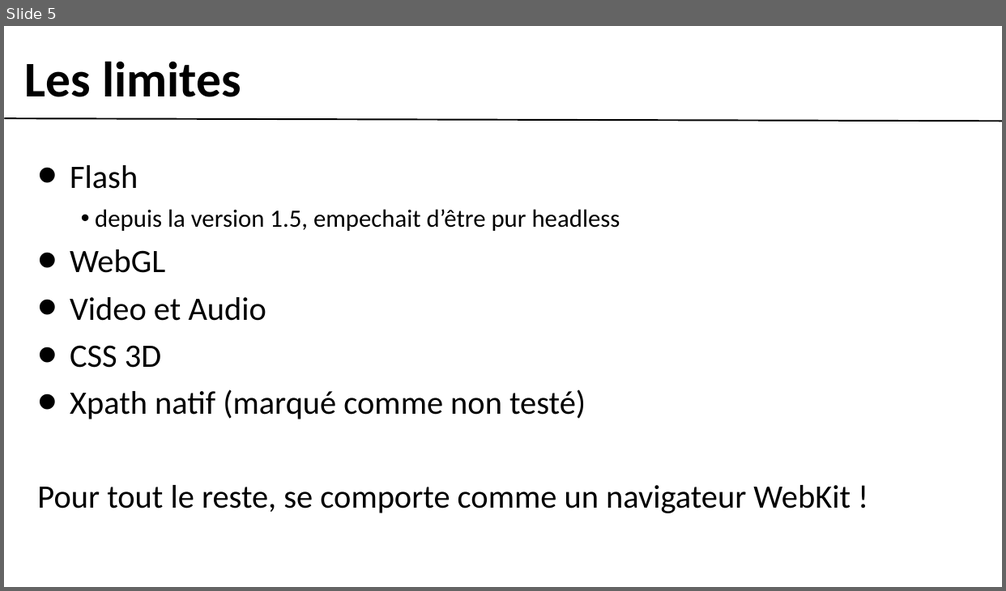
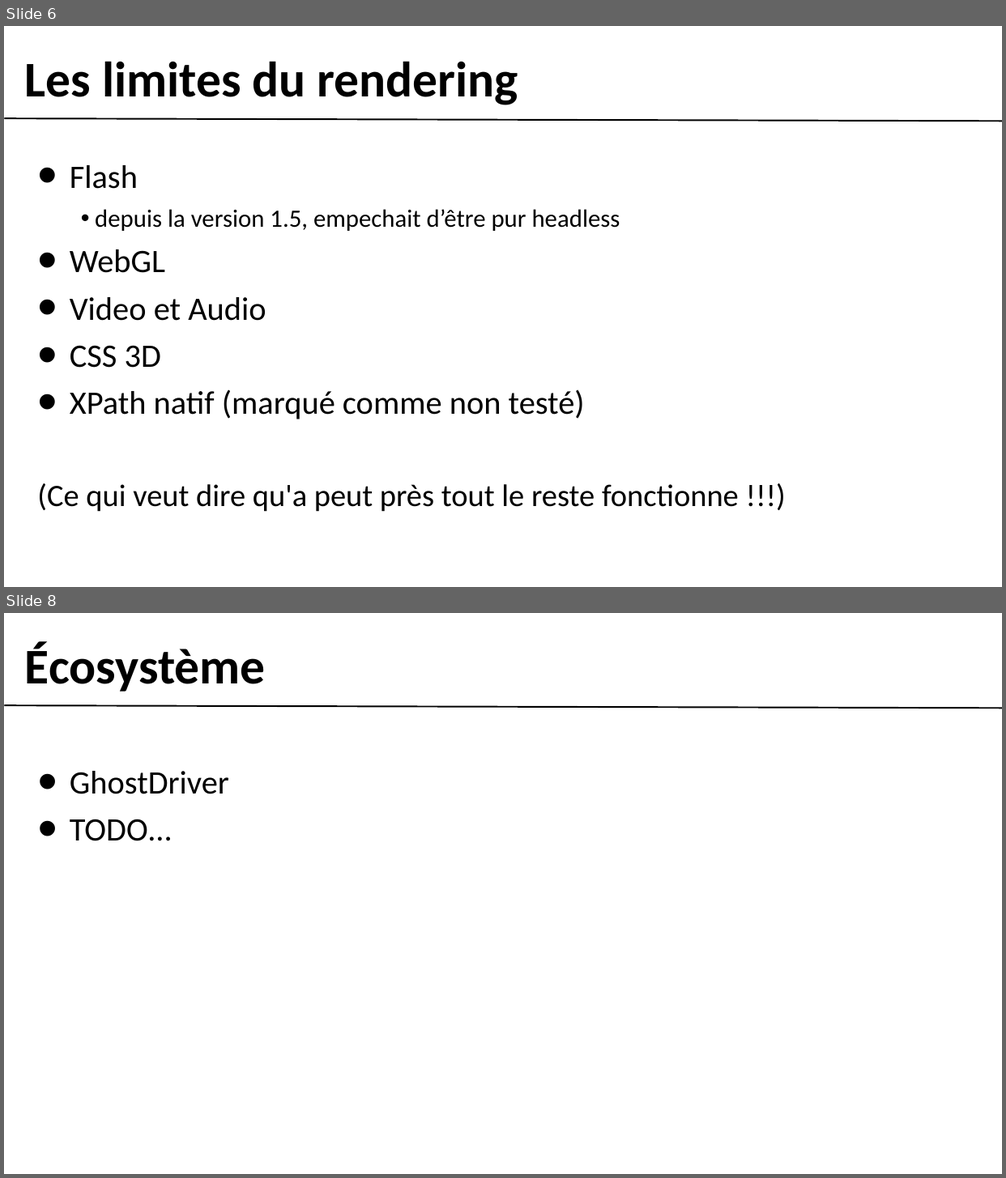
Before and after one commit to gobengo/devoxx-panorama-js-testing, a slide deck: doc/phantom_part.ppt. Shown one above the other, each under a label of ours: slide 5 before the commit, slides 6 and 8 after it; the slides between them are not shown. The pictures are 1006x591 and 1006x1178 pixels, drawn with LibreOffice and Linux fonts; fonts in the diff are those of the drawing; background and template pictures are left out. Boxes give left, top, right and bottom in pixels: in the first picture for what was removed or moved away, otherwise in the second. Text is boxed around its words. In the diff, an @@ line names an element or a change of style, - is before the commit and + after.

```diff
--- a/doc/phantom_part.ppt
+++ b/doc/phantom_part.ppt
@@ slide 8 added at (4, 613, 1002, 1174), background #FFFFFF; not listed: 1 template element that a slide beside it also shows @@
@@ text added at (25, 642, 266, 692), 64 pt, text #000000, bold @@
+Écosystème
@@ text added at (70, 771, 229, 841), 42 pt, text #000000 @@
+• GhostDriver
+• TODO...
@@ what was slide 5 is now slide 6 @@
@@ slide 6 changed as well @@
@@ text at (25, 61, 518, 105): text changed @@
-Les limites
+Les limites du rendering
@@ text at (37, 390, 739, 512): text changed; size 42 to 40 pt @@
-• Xpath natif (marqué comme non testé)
-Pour tout le reste, se comporte comme un navigateur WebKit !
+• XPath natif (marqué comme non testé)
+(Ce qui veut dire qu'a peut près tout le reste fonctionne !!!)
```
Also in this commit, not shown: 3 other slides changed, 4 other slides added, 3 slides removed, 1 other file.
